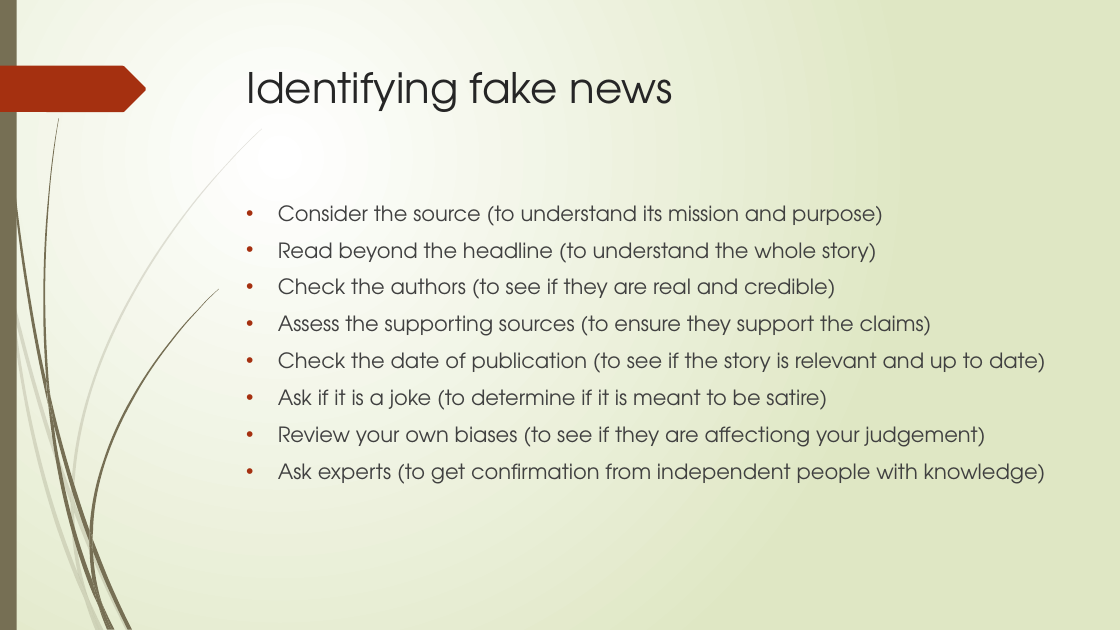
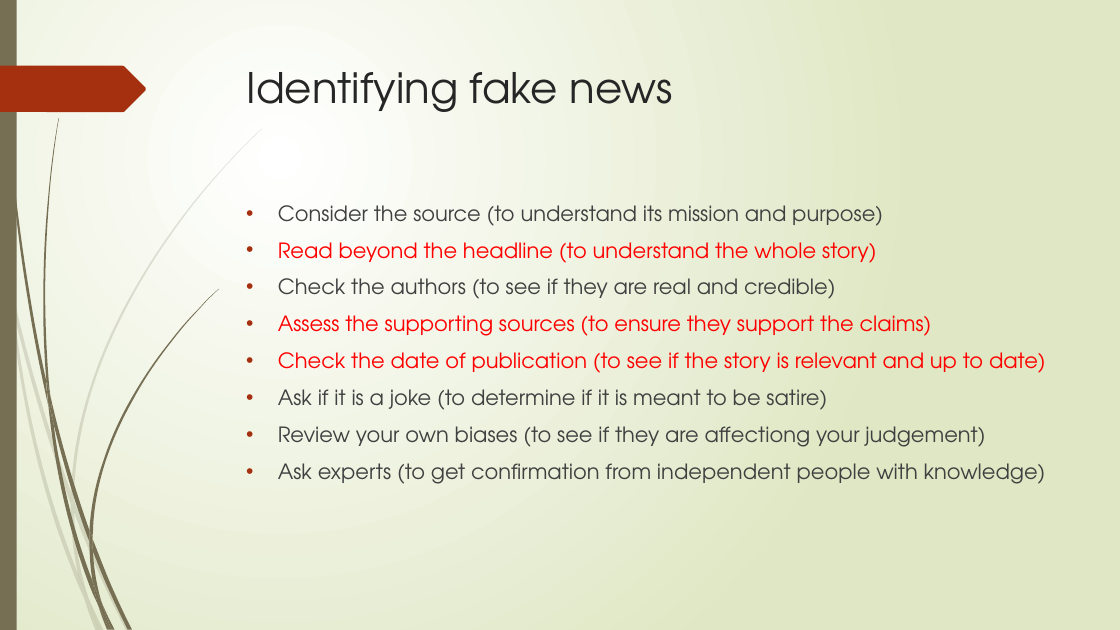
Before and after one commit to dimasmamot/PENS-IT-S6, a slide deck: slide 4 of Bahasa Inggris 6/How effective is media verification in stopping fake.pptx. Drawn at 1120x630 pixels with LibreOffice and Linux fonts; fonts in the diff are those of the drawing. Boxes give left, top, right and bottom in pixels: in the first picture for what was removed or moved away, otherwise in the second. Text is boxed around its words. In the diff, an @@ line names an element or a change of style, - is before the commit and + after.

```diff
--- a/Bahasa Inggris 6/How effective is media verification in stopping fake.pptx
+++ b/Bahasa Inggris 6/How effective is media verification in stopping fake.pptx
@@ text at <box>278,242,1046,373</box>: text colour #404040 to #FF0000 in "Read beyond the headline (to understand the ...", "Assess the supporting sources (to ensure they ...", "Check the date of publication (to see ..." @@
```
Also in this commit, not shown: 4 other slides changed, 6 slides added, 20 other files.
